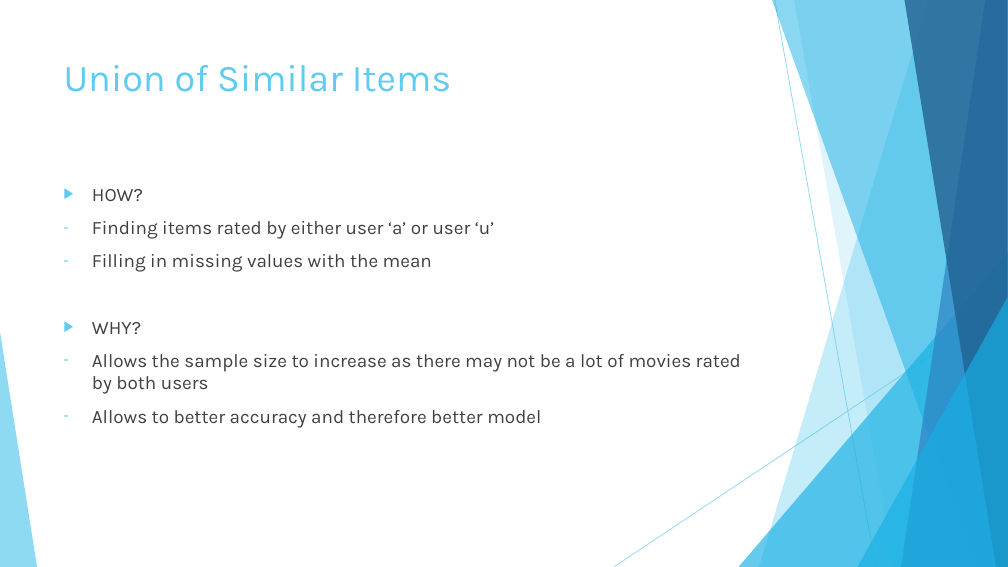
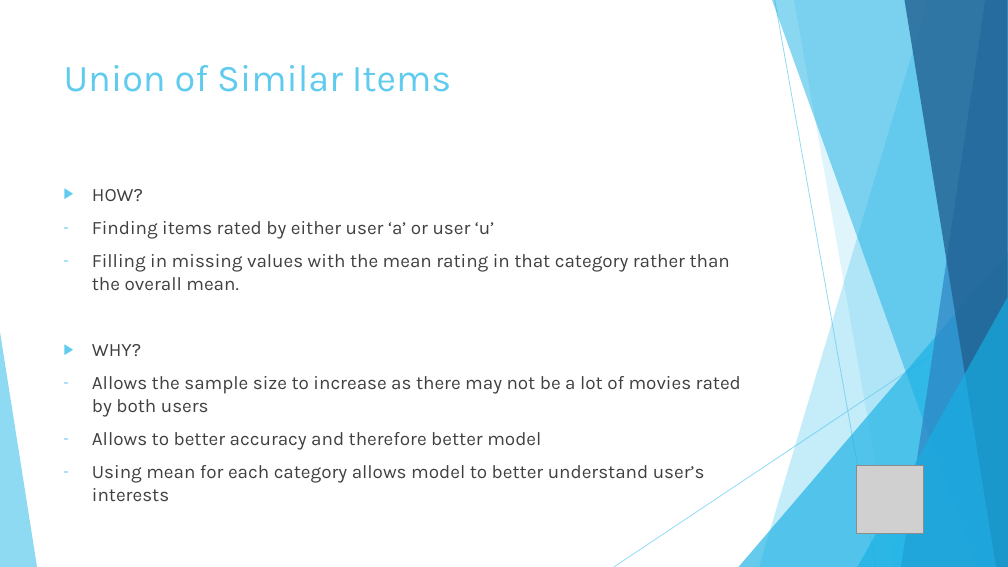
Before and after one commit to Puneet-Grewal/DS-Assignment3, a slide deck: slide 2 of Slides.pptx. Drawn at 1008x567 pixels with LibreOffice and Linux fonts; fonts in the diff are those of the drawing; grey boxes stand for pictures. Boxes give left, top, right and bottom in pixels: in the first picture for what was removed or moved away, otherwise in the second. Text is boxed around its words. In the diff, an @@ line names an element or a change of style, - is before the commit and + after.

```diff
--- a/Slides.pptx
+++ b/Slides.pptx
@@ text at <box>92,254,730,290</box>: text changed @@
-– Filling in missing values with the mean
+– Filling in missing values with the mean rating in that category rather than the overall mean.
@@ text at <box>92,465,705,501</box>: paragraph added @@
+– Using mean for each category allows model to better understand user’s interests
@@ picture added at <box>857,466,924,533</box> @@
```
Also in this commit, not shown: 8 other slides changed, 1 slide removed, 2 other files.
